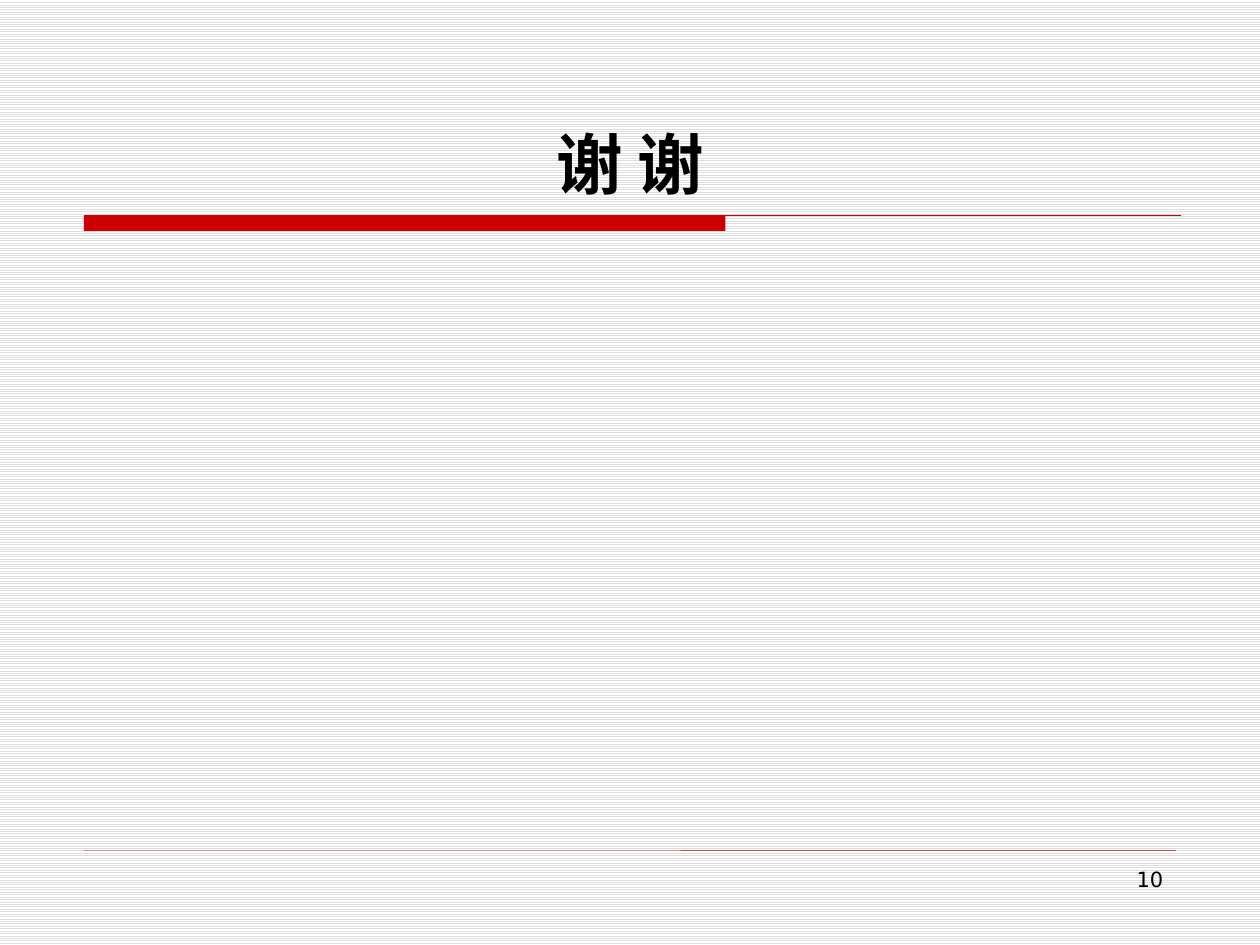
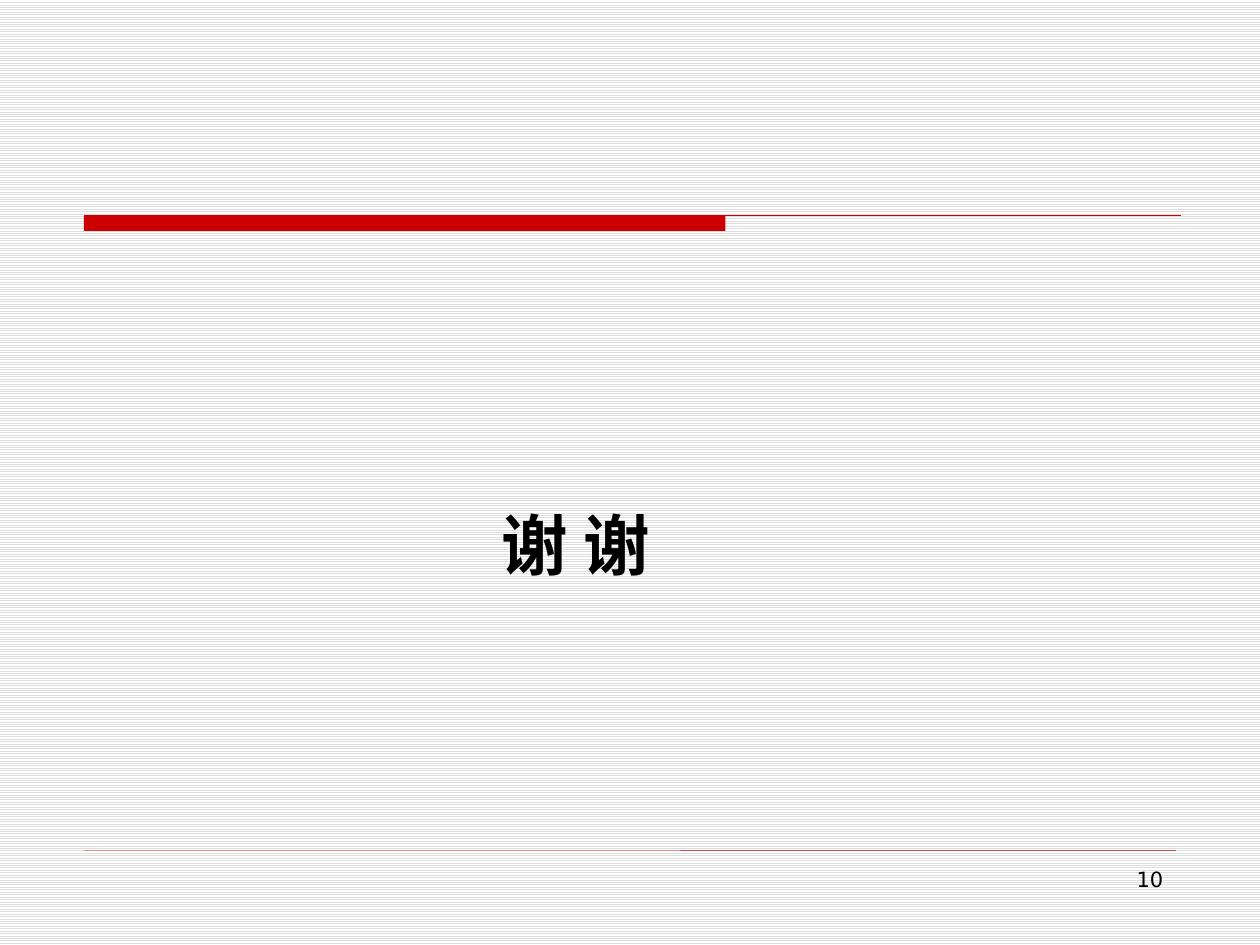
Before and after one commit to edu2act/course-foundation-software-tesing, a slide deck: slide 10 of PPT/第三部分 软件测试应用/11.3 回归测试+冒烟测试.pptx. Drawn at 1260x945 pixels with LibreOffice and Linux fonts; fonts in the diff are those of the drawing. Boxes give left, top, right and bottom in pixels: in the first picture for what was removed or moved away, otherwise in the second. Text is boxed around its words. In the diff, an @@ line names an element or a change of style, - is before the commit and + after.

```diff
--- a/PPT/第三部分 软件测试应用/11.3 回归测试+冒烟测试.pptx
+++ b/PPT/第三部分 软件测试应用/11.3 回归测试+冒烟测试.pptx
@@ title "谢 谢": place and size @@
-title "谢 谢" at (556, 132, 705, 195)
+title "谢 谢" at (502, 513, 650, 576)
```
Also in this commit, not shown: 3 other files.
